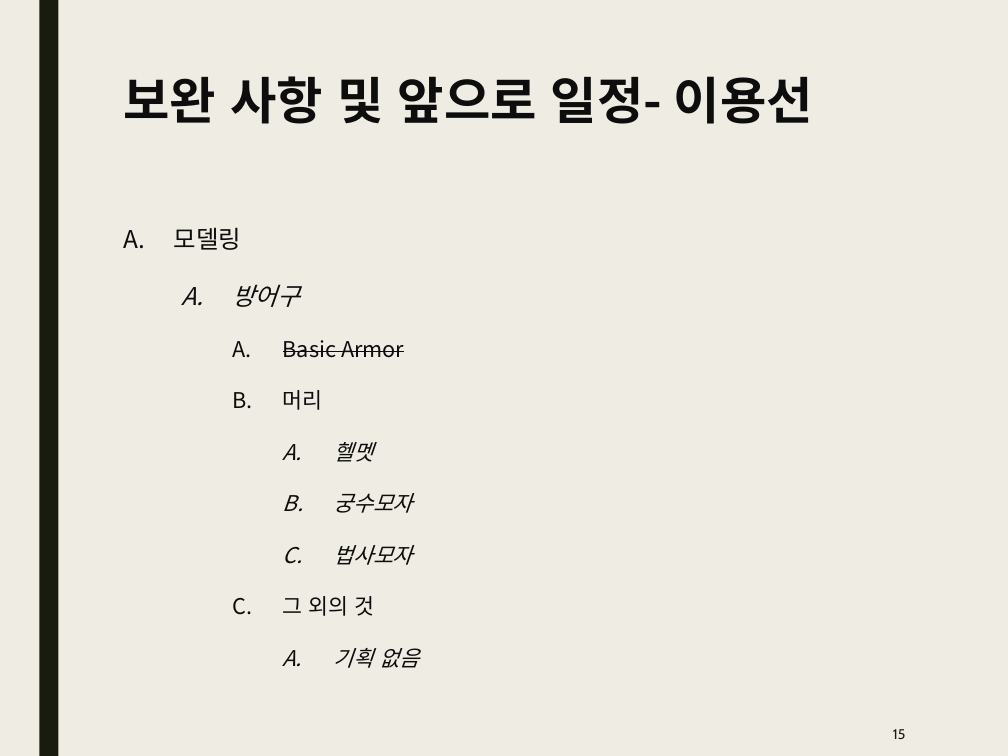
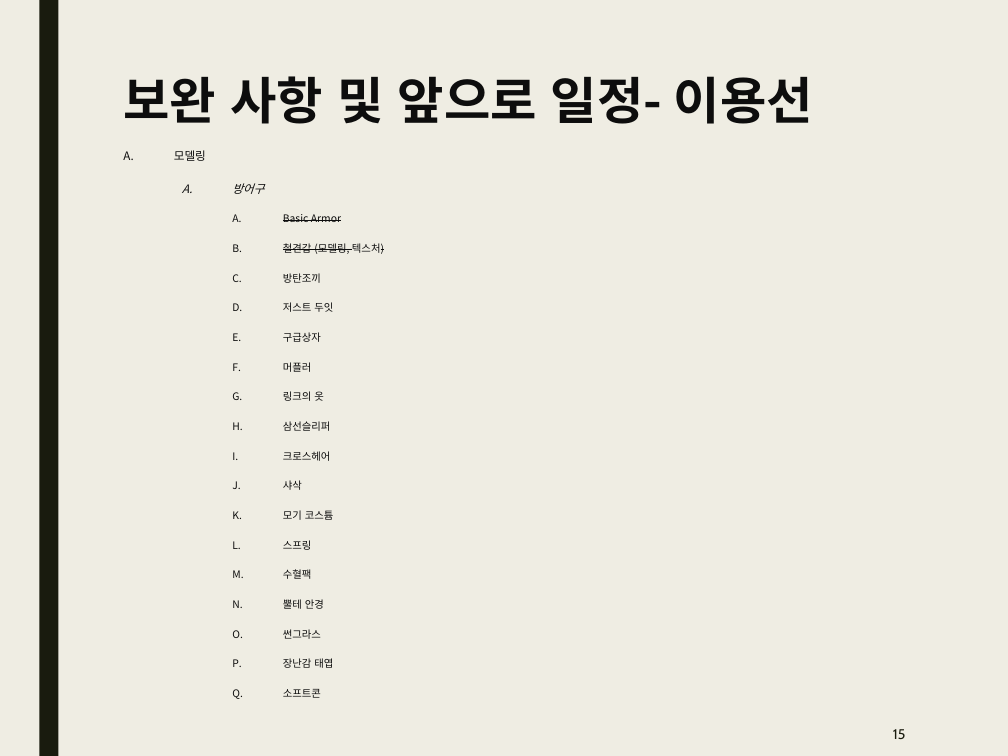
Before and after one commit to Kim2Kang/Documents, a slide deck: slide 15 of 진행사항.pptx. Drawn at 1008x756 pixels with LibreOffice and Linux fonts; fonts in the diff are those of the drawing. Boxes give left, top, right and bottom in pixels: in the first picture for what was removed or moved away, otherwise in the second. Text is boxed around its words. In the diff, an @@ line names an element or a change of style, - is before the commit and + after.

Commit message:
진행사항 업로드
진행사항 업로드

```diff
--- a/진행사항.pptx
+++ b/진행사항.pptx
@@ text "모델링": place and size @@
-text "모델링" at [174, 227, 419, 668]
+text "모델링" at [174, 150, 384, 668]
@@ text at [174, 150, 341, 222]: size 17.5 to 8.3 pt in "모델링", "방어구"; size 15.5 to 7.4 pt in "Basic Armor" @@
@@ text at [283, 243, 384, 668]: text changed; size 15.5 to 7.4 pt; italic off @@
-    B. 머리
-      A. 헬멧
-      B. 궁수모자
-      C. 법사모자
-    C. 그 외의 것
-      A. 기획 없음
+    B. 철견갑 (모델링, 텍스처)
+    C. 방탄조끼
+    D. 저스트 두잇
+    E. 구급상자
+    F. 머플러
+    G. 링크의 옷
+    H. 삼선슬리퍼
+    I. 크로스헤어
+    J. 샤삭
+    K. 모기 코스튬
+    L. 스프링
+    M. 수혈팩
+    N. 뿔테 안경
+    O. 썬그라스
+    P. 장난감 태엽
+    Q. 소프트콘
```
Also in this commit, not shown: 4 other slides changed.
